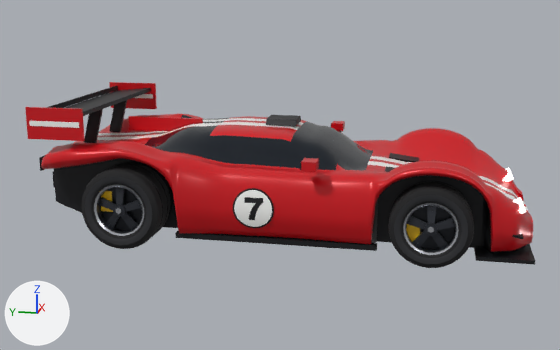
A saved change to the glTF model assets/cars3d/falcon.glb.
Rendered twice from a 50 mm lens placed at (-7.59, -1.43, 2.45), pointed at (-0.04, 0.08, 0.56). The lights are fixed; the arrows at lower left show +X, +Y and +Z. The picture after the commit comes second. Where no turn or scale is listed for an object, it has been applied to the vertices. Vertices at exactly the same position are counted once.

Before the edit, the objects in view are built like this:
```python
ob_body = bpy.data.objects.new('body', me_body)
ob_body.location = (0.0, 0.0, 0.0)
ob_caliper_rr = bpy.data.objects.new('caliper_RR', me_caliper_rr)
ob_caliper_rr.location = (-0.845, 1.42, 0.39)
ob_wheel_fr = bpy.data.objects.new('wheel_FR', me_wheel_fr)
ob_wheel_fr.location = (-0.835, -1.45, 0.37)
ob_wheel_rr = bpy.data.objects.new('wheel_RR', me_wheel_rr)
ob_wheel_rr.location = (-0.845, 1.42, 0.39)
```
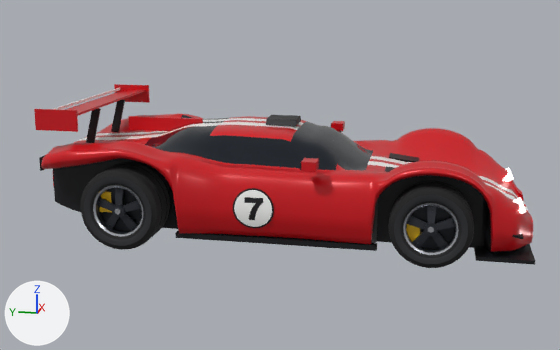
Boxes (x1, y1, x2, y2) around the edits, measured in the pictures (560 x 350 px; the box of a moved part takes in the faces that stretch with it):
'body', reshaped
    before: (25, 82, 535, 265)
    after: (34, 84, 535, 265)
'wheel_RR', moved
    before: (81, 162, 171, 249)
    after: (80, 163, 170, 250)
'caliper_RR', moved
    before: (101, 189, 113, 212)
    after: (99, 190, 112, 212)
part 1 of me_body, moved or reshaped
    before: (65, 88, 151, 116)
    after: (65, 89, 146, 116)
part 2 of me_body, added (red)
    after: (34, 109, 78, 132)
part 3 of me_body, added
    after: (114, 84, 150, 103)
part 4 of me_body, added
    after: (54, 88, 120, 110)
part 5 of me_body, rebuilt (20% narrower)
    before: (84, 109, 103, 143)
    after: (86, 108, 101, 143)
part 6 of me_body, rebuilt (21% narrower)
    before: (109, 100, 127, 132)
    after: (111, 99, 125, 132)
part 7 of me_body, deleted
    before: (29, 121, 79, 128)
part 8 of me_body, deleted (red)
    before: (25, 107, 85, 141)
part 9 of me_body, deleted
    before: (47, 86, 118, 108)
part 10 of me_body, deleted
    before: (134, 94, 153, 99)
part 11 of me_body, deleted (red)
    before: (109, 82, 157, 109)

The change, as a diff of the scene's bpy script:
```diff
--- a/assets/cars3d/falcon.glb.py
+++ b/assets/cars3d/falcon.glb.py
@@ me_body @@
 # used by ob_body; location = (0.0, 0.0, 0.0)
-me_body.from_pydata(...)  # 6613 vertices, 13012 faces; spans x -1.07..1.07, y -2.35..2.4, z 0.09..1.33
+me_body.from_pydata(...)  # 6597 vertices, 12988 faces; spans x -1.07..1.07, y -2.35..2.4, z 0.09..1.31
+# me_body part 1: the loose piece of 8 vertices spanning x -0.96..0.96, y 1.81..2.23, z 1.2..1.28 is scaled about its middle by (0.969, 0.762, 0.661), in mat_paint (red #d1121c)
+# me_body part 2: a new loose piece, a box spanning x -0.951..-0.929, y 1.83..2.25, z 1.11..1.31, in mat_paint (red #d1121c)
+# me_body part 3: a new loose piece, a box spanning x 0.929..0.951, y 1.83..2.25, z 1.11..1.31, in mat_paint (red #d1121c)
+# me_body part 4: a new loose piece, a box spanning x -0.93..0.93, y 2.178..2.192, z 1.249..1.275, in mat_stripe (white #f4f4f2)
+# me_body part 5: the loose piece of 8 vertices spanning x -0.34..-0.3, y 1.85..2.07, z 0.85..1.25 is rebuilt with 8 vertices and now spans x -0.33..-0.31, y 1.87..2.05, z 0.86..1.24
+# me_body part 6: the loose piece of 8 vertices spanning x 0.3..0.34, y 1.85..2.07, z 0.85..1.25 is rebuilt with 8 vertices and now spans x 0.31..0.33, y 1.87..2.05, z 0.86..1.24
+# me_body part 7: the loose piece of 8 vertices spanning x -0.99..-0.95, y 1.79..2.29, z 1.15..1.21 is deleted
+# me_body part 8: the loose piece of 8 vertices spanning x -0.99..-0.95, y 1.76..2.32, z 1.03..1.33 is deleted
+# me_body part 9: the loose piece of 8 vertices spanning x -0.96..0.96, y 2.22..2.24, z 1.25..1.29 is deleted
+# me_body part 10: the loose piece of 8 vertices spanning x 0.95..0.99, y 1.79..2.29, z 1.15..1.21 is deleted
+# me_body part 11: the loose piece of 8 vertices spanning x 0.95..0.99, y 1.76..2.32, z 1.03..1.33 is deleted
+# other edits to the shape of me_body do not show in these pictures
 me_body.materials.append(mat_paint)
@@ ob_caliper_rr @@
 ob_caliper_rr = bpy.data.objects.new('caliper_RR', me_caliper_rr)
-ob_caliper_rr.location = (-0.845, 1.42, 0.39)
+ob_caliper_rr.location = (-0.865, 1.42, 0.39)
@@ ob_wheel_rr @@
 ob_wheel_rr = bpy.data.objects.new('wheel_RR', me_wheel_rr)
-ob_wheel_rr.location = (-0.845, 1.42, 0.39)
+ob_wheel_rr.location = (-0.865, 1.42, 0.39)
```
